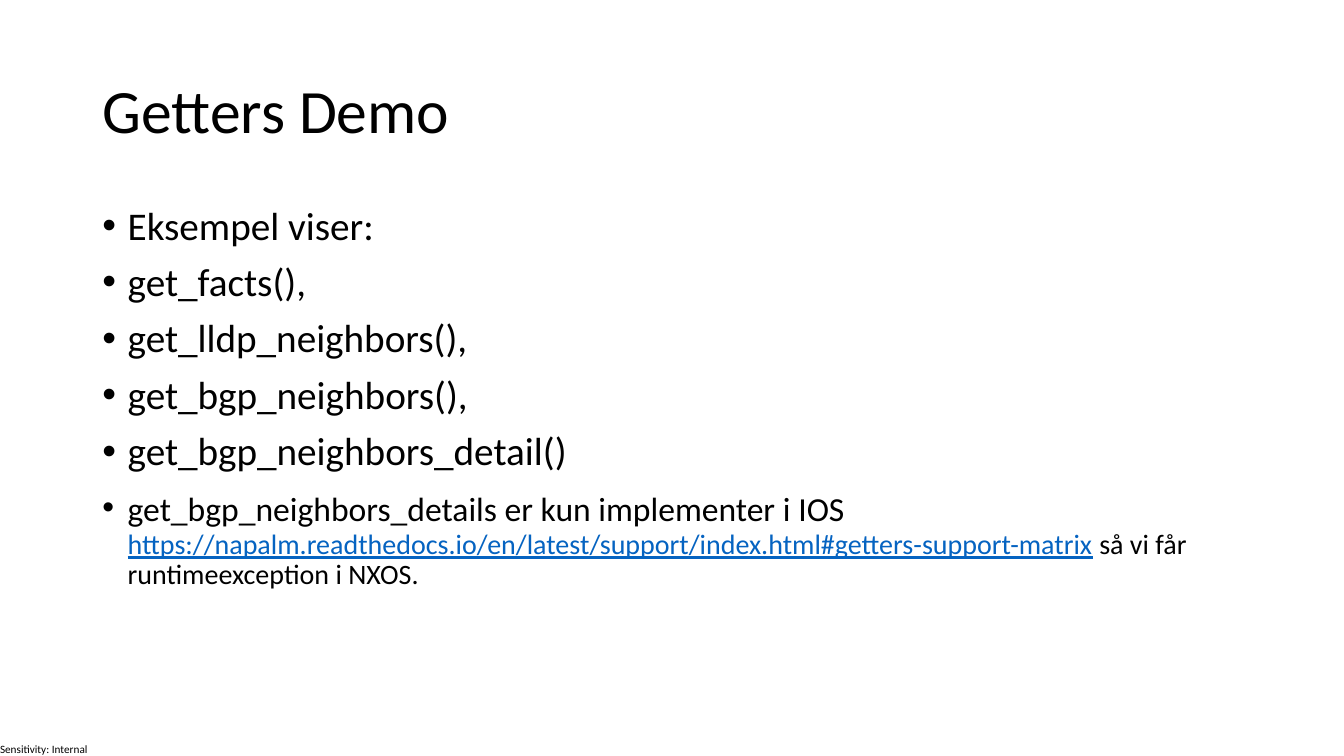
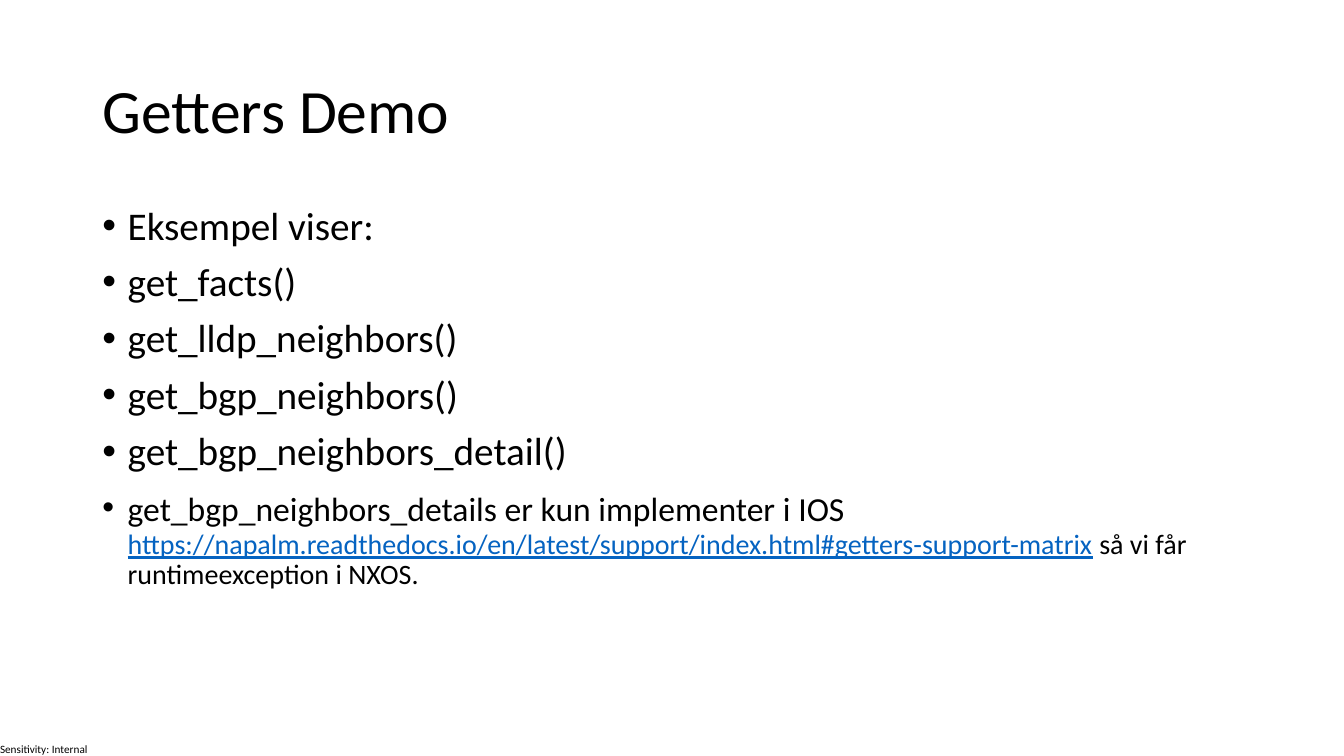
Before and after one commit to ateanorge/CNSDQ121, a slide deck: slide 11 of 02-Harbir/NaplamPresentation.pptx. Drawn at 1344x756 pixels with LibreOffice and Linux fonts; fonts in the diff are those of the drawing. Boxes give left, top, right and bottom in pixels: in the first picture for what was removed or moved away, otherwise in the second. Text is boxed around its words. In the diff, an @@ line names an element or a change of style, - is before the commit and + after.

```diff
--- a/02-Harbir/NaplamPresentation.pptx
+++ b/02-Harbir/NaplamPresentation.pptx
@@ text at box(128, 267, 458, 416): text changed @@
-• get_facts(),
-• get_lldp_neighbors(),
-• get_bgp_neighbors(),
+• get_facts()
+• get_lldp_neighbors()
+• get_bgp_neighbors()
```
Also in this commit, not shown: 1 other slide changed, 1 other file.
